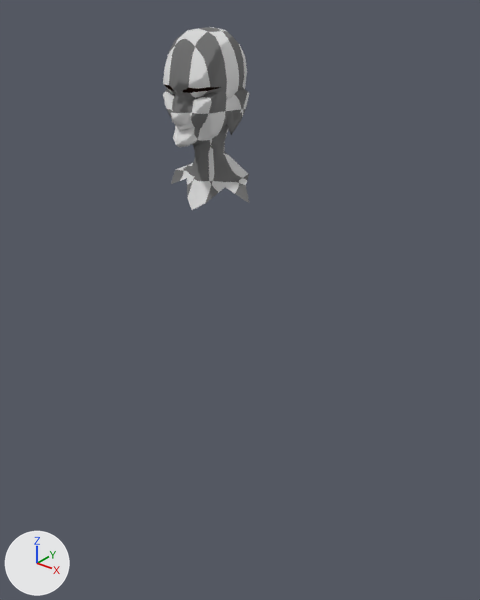
Before and after pictures for a commit that changed the Blender file LIB/Modeling/Personnages/Pecheur/pecheur_mode.blend.
Rendered twice from a 50 mm lens placed at (1.08, -1.165, 1.926), pointed at (0.034, 0.141, 1.116). Lighting does not change. The marker at lower left points along +X, +Y and +Z.

The scene before the commit, as lines of its bpy script (objects in view):
```python
me_cube_004 = bpy.data.meshes.new('Cube.004')
me_cube_004.from_pydata(...)  # 325 vertices, 285 faces; spans x -0.153..0.152, y -0.056..0.172, z 0.958..1.823
me_cube_004.polygons.foreach_set('use_smooth', [True] * 285)
# faces by material slot: [271, 14]
me_cube_004.materials.append(mat_lapeaudejeanluc)
me_cube_004.materials.append(mat_lespoilsdejeanluc)  # black #1f100a
ob_jeanluc_face = bpy.data.objects.new('JeanLuc_Face', me_cube_004)
ob_jeanluc_face.location = (0.0, 0.0, 0.0)
_m = ob_jeanluc_face.modifiers.new('Mirror', 'MIRROR')
_m.use_clip = True
```
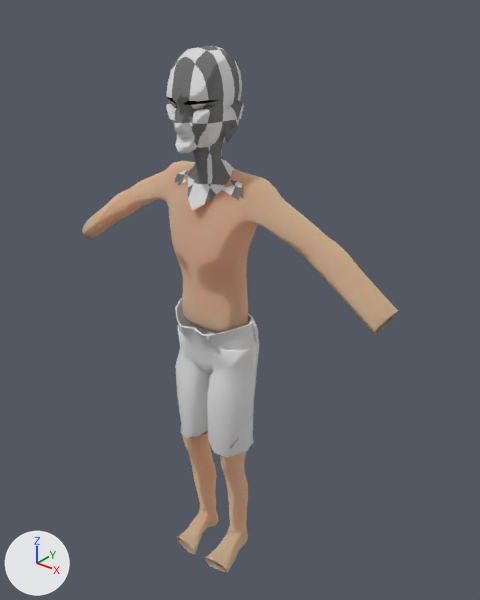
The change, as a list of edits to the scene's bpy script:
```text
Add mat_skin:
    mat_skin = bpy.data.materials.new('skin')
    # nodes: BsdfToon, CombineColor, Math, MixShader, OutputMaterial, RGB, SeparateColor, SubsurfaceScattering, Value
    # colours: beige #cea488, red #c76656, beige #ddb396
Add me_torus_002:
    me_torus_002.from_pydata(...)  # 191 vertices, 177 faces; spans x 0.0..1.24, y -1.18..0.5, z -8.09..-4.12
Add me_cube_001:
    me_cube_001.from_pydata(...)  # 178 vertices, 158 faces; spans x 0.0..8.96, y -0.94..1.7, z -9.76..-1.89
    me_cube_001.polygons.foreach_set('use_smooth', [True] * 158)
    me_cube_001.materials.append(mat_skin)
Add me_cube_003:
    me_cube_003.from_pydata(...)  # 152 vertices, 145 faces; spans x 0.26..1.97, y -2.71..0.44, z -23.36..-14.56
    me_cube_003.polygons.foreach_set('use_smooth', [True] * 145)
    me_cube_003.materials.append(mat_skin)
Change ob_jeanluc_face:
    ob_jeanluc_face.location: (0.0, 0.0, 0.0) -> (-0.001, 0.001, 0.129)
    ob_jeanluc_face.scale: (1.0, 1.0, 1.0) -> (0.907, 0.907, 0.907)
Add ob_pantalon:
    ob_pantalon = bpy.data.objects.new('PANTALON', me_torus_002)
    ob_pantalon.location = (-0.005, 0.112, 1.552)
    ob_pantalon.scale = (0.11, 0.11, 0.11)
    _m = ob_pantalon.modifiers.new('Mirror', 'MIRROR')
    _m.use_clip = True
    _m = ob_pantalon.modifiers.new('Subsurf', 'SUBSURF')
    _m.levels = 0
    _m.render_levels = 0
Add ob_cube:
    ob_cube = bpy.data.objects.new('Cube', me_cube_001)
    ob_cube.location = (-0.003, 0.025, 1.607)
    ob_cube.rotation_euler = (0.085, 0.0, 0.0)  # degrees (4.9, 0, 0)
    ob_cube.scale = (0.0584, 0.0584, 0.0584)
    _m = ob_cube.modifiers.new('Mirror', 'MIRROR')
    _m.use_clip = True
    _m = ob_cube.modifiers.new('Subsurf', 'SUBSURF')
    _m.levels = 0
    _m.render_levels = 1
Add ob_cube_001:
    ob_cube_001 = bpy.data.objects.new('Cube.001', me_cube_003)
    ob_cube_001.location = (-0.003, 0.018, 1.605)
    ob_cube_001.rotation_euler = (0.085, 0.0, 0.0)  # degrees (4.9, 0, 0)
    ob_cube_001.scale = (0.0584, 0.0584, 0.0584)
    _m = ob_cube_001.modifiers.new('Mirror', 'MIRROR')
    _m.use_clip = True
    _m = ob_cube_001.modifiers.new('Subsurf', 'SUBSURF')
    _m.render_levels = 1
```

Changed parts and their boxes (x1, y1, x2, y2) in the pictures (480 x 600 px):
'Cube', added
    after: (82, 161, 398, 335)
'JeanLuc_Face', moved, rescaled (9% narrower, 10% shorter)
    before: (163, 27, 249, 210)
    after: (166, 46, 244, 210)
'PANTALON', added
    after: (175, 299, 260, 458)
'Cube.001', added
    after: (177, 431, 248, 572)
